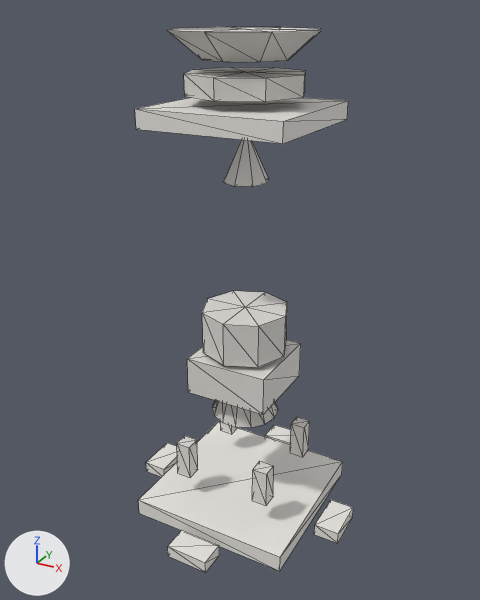
A saved change to the glTF model public/studio/v2.15.0/d_dabotap/model.glb.
One viewpoint serves both versions: a 50 mm camera at (9.92, -18.42, 17.42) aimed at (-0.13, -0.14, 8.28). The axes (+X, +Y, +Z) are drawn at lower left. The lights are the same throughout. The older version comes first. Mesh edges are drawn as thin lines. Where no turn or scale is listed for an object, it has been applied to the vertices.

Script lines for the objects in view, before the commit:
```python
ob_part10 = bpy.data.objects.new('part10', me_geometry_10)
ob_part10.location = (0.0, 0.0, 0.0)
ob_part11 = bpy.data.objects.new('part11', me_geometry_11)
ob_part11.location = (0.0, 0.0, 0.0)
ob_part2 = bpy.data.objects.new('part2', me_geometry_2)
ob_part2.location = (0.0, 0.0, 0.0)
ob_part3 = bpy.data.objects.new('part3', me_geometry_3)
ob_part3.location = (0.0, 0.0, 0.0)
ob_part4 = bpy.data.objects.new('part4', me_geometry_4)
ob_part4.location = (0.0, 0.0, 0.0)
ob_part5 = bpy.data.objects.new('part5', me_geometry_5)
ob_part5.location = (0.0, 0.0, 0.0)
ob_part6 = bpy.data.objects.new('part6', me_geometry_6)
ob_part6.location = (0.0, 0.0, 0.0)
ob_part8 = bpy.data.objects.new('part8', me_geometry_8)
ob_part8.location = (0.0, 0.0, 0.0)
ob_part9 = bpy.data.objects.new('part9', me_geometry_9)
ob_part9.location = (0.0, 0.0, 0.0)
# also in view: 'part12' at (0.0, 0.0, 7.21); 'part14' at (0.0, 0.0, 4.37); 'part15' at (0.0, 0.0, 13.2); 'part13' at (0.0, 0.0, 16.44); 'part0' at (0.0, 0.0, 0.31)
```
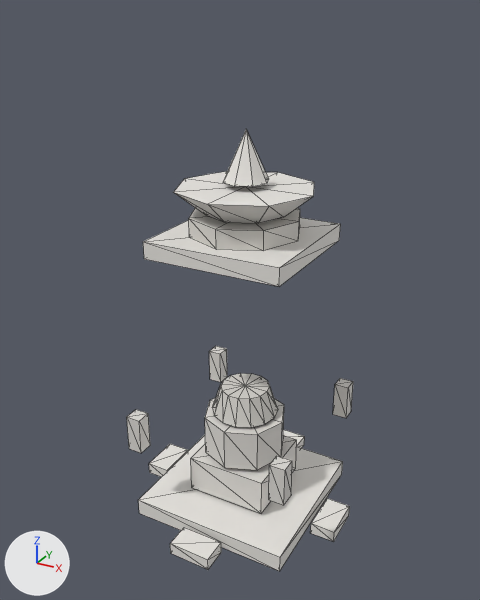
What the commit changed:
me_geometry_2 is used by ob_part2; location (0.0, 0.0, 0.0).
me_geometry_2 had 8 vertices, 12 faces and spanned x -0.76..0.76, y -4.17..-3.27, z -0.01..0.44.
me_geometry_2 now has 8 vertices, 12 faces and spans x -0.76..0.76, y -4.02..-3.12, z -0.01..0.44.
me_geometry_2 part 1: the whole mesh is moved by (0.0, 0.15, 0.0).
me_geometry_3 is used by ob_part3; location (0.0, 0.0, 0.0).
me_geometry_3 had 8 vertices, 12 faces and spanned x 3.27..4.17, y -0.76..0.76, z -0.01..0.44.
me_geometry_3 now has 8 vertices, 12 faces and spans x 3.12..4.02, y -0.76..0.76, z -0.01..0.44.
me_geometry_3 part 2: the whole mesh is moved by (-0.15, 0.0, 0.0).
me_geometry_5 is used by ob_part5; location (0.0, 0.0, 0.0).
me_geometry_5 had 8 vertices, 12 faces and spanned x -1.49..1.49, y -1.49..1.49, z 4.95..6.3.
me_geometry_5 now has 8 vertices, 12 faces and spans x -1.49..1.49, y -1.49..1.49, z 0.74..2.09.
me_geometry_5 part 3: the whole mesh is moved by (0.0, 0.0, -4.21).
me_geometry_6 is used by ob_part6; location (0.0, 0.0, 0.0).
me_geometry_6 had 8 vertices, 12 faces and spanned x -1.842..-1.302, y -1.842..-1.302, z 1.52..2.87.
me_geometry_6 now has 8 vertices, 12 faces and spans x -3.059..-2.519, y -3.059..-2.519, z 2.974..4.324.
me_geometry_6 part 4: the whole mesh is moved by (-1.217, -1.217, 1.455).
me_geometry_8 is used by ob_part8; location (0.0, 0.0, 0.0).
me_geometry_8 had 8 vertices, 12 faces and spanned x 1.302..1.842, y -1.842..-1.302, z 1.52..2.87.
me_geometry_8 now has 8 vertices, 12 faces and spans x 2.519..3.059, y -3.059..-2.519, z 2.974..4.324.
me_geometry_8 part 5: the whole mesh is moved by (1.217, -1.217, 1.455).
me_geometry_9 is used by ob_part9; location (0.0, 0.0, 0.0).
me_geometry_9 had 8 vertices, 12 faces and spanned x 1.302..1.842, y 1.302..1.842, z 1.52..2.87.
me_geometry_9 now has 8 vertices, 12 faces and spans x 2.519..3.059, y 2.519..3.059, z 2.974..4.324.
me_geometry_9 part 6: the whole mesh is moved by (1.217, 1.217, 1.455).
me_geometry_10 is used by ob_part10; location (0.0, 0.0, 0.0).
me_geometry_10 had 8 vertices, 12 faces and spanned x -2.38..2.38, y -2.38..2.38, z 14.15..14.74.
me_geometry_10 now has 8 vertices, 12 faces and spans x -2.38..2.38, y -2.38..2.38, z 10.1..10.68.
me_geometry_10 part 7: the whole mesh is moved by (0.0, 0.0, -4.06).
me_geometry_11 is used by ob_part11; location (0.0, 0.0, 0.0).
me_geometry_11 had 18 vertices, 32 faces and spanned x -1.89..1.89, y -1.89..1.89, z 15.04..15.67.
me_geometry_11 now has 18 vertices, 32 faces and spans x -1.89..1.89, y -1.89..1.89, z 10.68..11.31.
me_geometry_11 part 8: the whole mesh is moved by (0.0, 0.0, -4.36).
me_geometry_12 is used by ob_part12; location (0.0, 0.0, 0.0).
me_geometry_12 had 18 vertices, 32 faces and spanned x -1.53..1.53, y -1.53..1.53, z 6.45..7.98.
me_geometry_12 now has 18 vertices, 32 faces and spans x -1.53..1.53, y -1.53..1.53, z 2.24..3.77.
me_geometry_12 part 9: the whole mesh is moved by (0.0, 0.0, -4.21).
me_geometry_13 is used by ob_part13; location (0.0, 0.0, 0.0).
me_geometry_13 had 18 vertices, 32 faces and spanned x -2.34..2.34, y -2.34..2.34, z 16.04..16.85.
me_geometry_13 now has 18 vertices, 32 faces and spans x -2.34..2.34, y -2.34..2.34, z 11.38..12.19.
me_geometry_13 part 10: the whole mesh is moved by (0.0, 0.0, -4.66).

Changed parts and their boxes (x1, y1, x2, y2) in the pictures (480 x 600 px):
'part10', moved
    before: (135, 97, 348, 144)
    after: (143, 218, 340, 286)
'part12', moved
    before: (202, 291, 287, 367)
    after: (205, 398, 284, 470)
'part13', moved
    before: (167, 27, 321, 62)
    after: (174, 171, 314, 223)
'part5', moved
    before: (187, 340, 301, 415)
    after: (191, 435, 297, 514)
'part11', moved
    before: (184, 67, 306, 102)
    after: (189, 208, 300, 251)
'part8', moved
    before: (252, 461, 274, 506)
    after: (269, 456, 292, 505)
'part6', moved
    before: (177, 436, 198, 477)
    after: (127, 410, 150, 453)
'part2', moved
    before: (168, 530, 219, 573)
    after: (170, 527, 221, 569)
'part9', moved
    before: (290, 417, 310, 457)
    after: (333, 378, 353, 418)
'part3', moved
    before: (314, 500, 353, 543)
    after: (311, 498, 350, 542)
'part14', unchanged, uncovered by the edit
    before: (212, 400, 278, 428)
    after: (212, 373, 278, 428)
